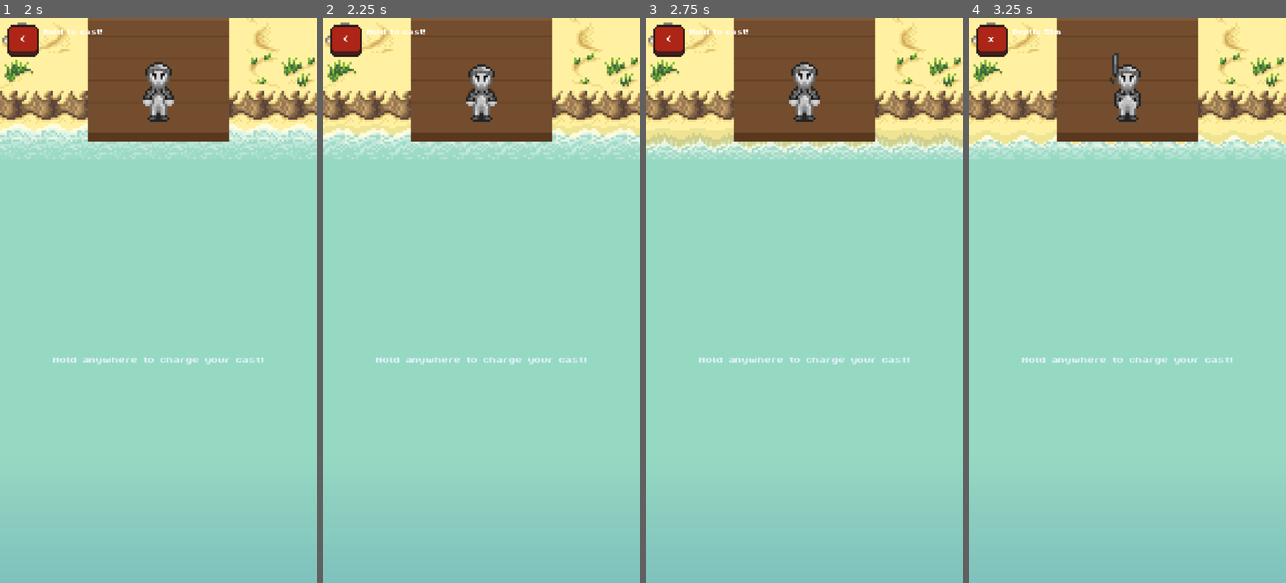
Above: before the commit, frames 1-4 (left to right).
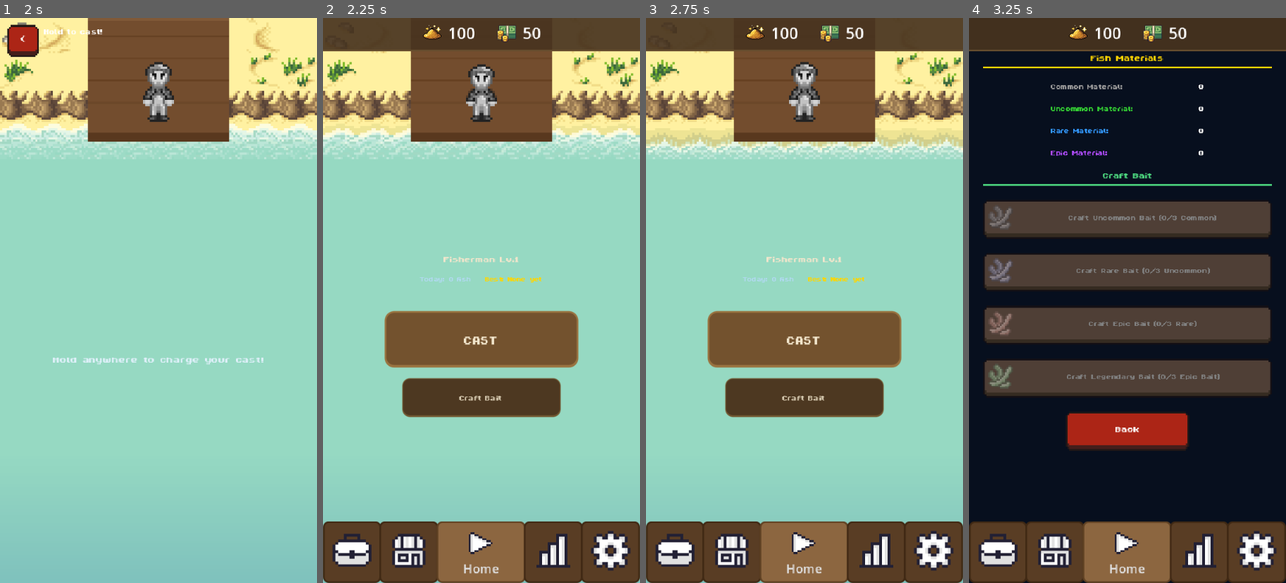
Above: after the commit, the same moments.

Repository: PhilipRoigard/fishing
Game: Godot game, scene res://scenes/main.tscn
Two runs of this game, one before a commit and one after it. Both use one fixed random seed, a clock stepped at 60 frames per second and the inputs below.
Inputs (mouse positions are in pixels of both pictures, inside the frame that each line leads up to):
- Up to frame 1 (2 s): tap Enter at 0.5 s; move the mouse to (228, 272) at 0.52 s; tap Space at 0.6, 0.77, 1.07 s; click (228, 272) at 0.67 s; click "CAST" at 1.25 s
- Up to frame 2 (2.25 s): click "<" at 2 s
- Up to frame 3 (2.75 s): no input
- Up to frame 4 (3.25 s): click (1127, 396) at 2.75 s, where only the run after the commit has a clickable "Craft Bait"

Frame 1 is identical in both runs. In frame 2, 27% of the frame differs, in the area x 0-100%, y 0-100%; in frame 3, 27%; in frame 4, 100%.

Commit message:
chore: input stuff

Diff:
--- a/scripts/systems/input_system.gd
+++ b/scripts/systems/input_system.gd
@@ -9,7 +9,7 @@
 	SignalBus.game_mode_changed.connect(_on_game_mode_changed)
 
 
-func _input(event: InputEvent) -> void:
+func _unhandled_input(event: InputEvent) -> void:
 	if not is_in_fishing_game:
 		return
 
@@ -19,6 +19,10 @@
 		var mb: InputEventMouseButton = event as InputEventMouseButton
 		if mb.button_index == MOUSE_BUTTON_LEFT:
 			_handle_press(mb.pressed)
+	elif event is InputEventKey:
+		var key: InputEventKey = event as InputEventKey
+		if key.keycode == KEY_SPACE and not key.echo:
+			_handle_press(key.pressed)
 
 
 func _handle_press(pressed: bool) -> void:
